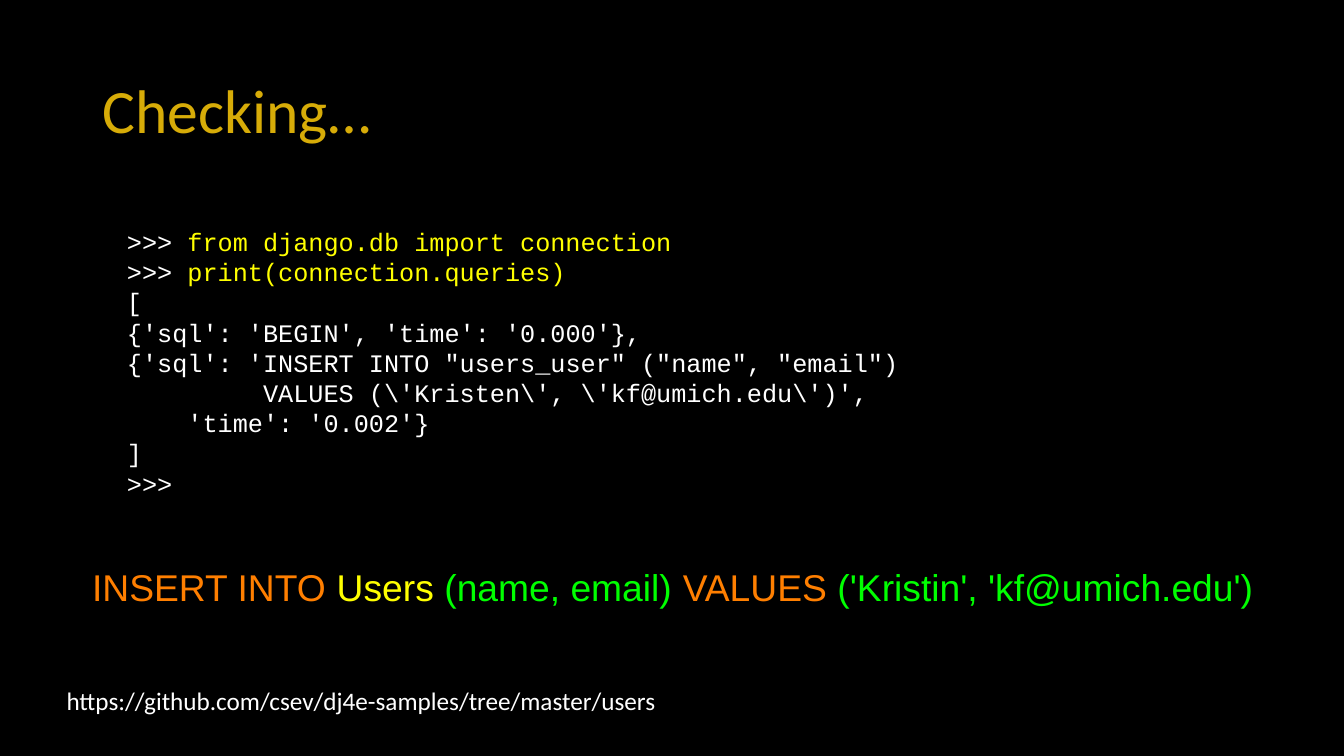
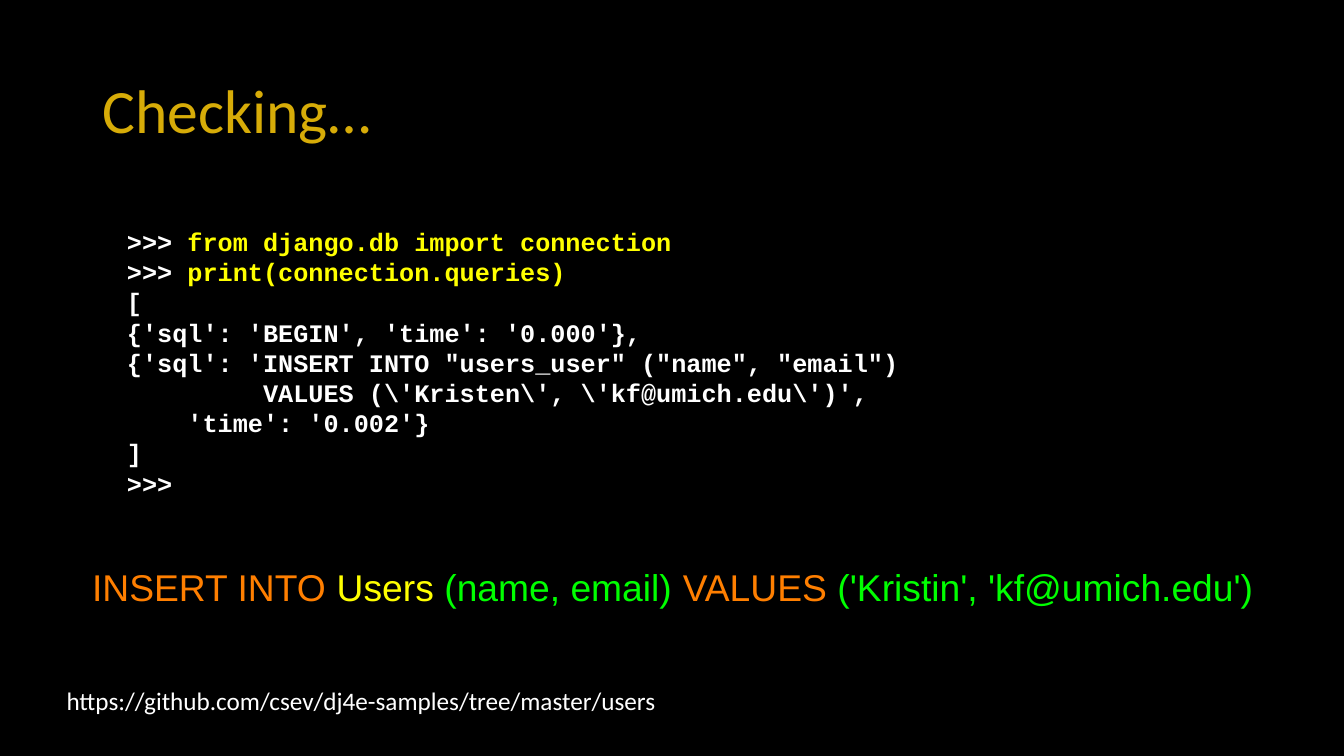
Before and after one commit to csev/dj4e, a slide deck: slide 11 of lectures/DJ-02-Model-Single.pptx. Drawn at 1344x756 pixels with LibreOffice and Linux fonts; fonts in the diff are those of the drawing. Boxes give left, top, right and bottom in pixels: in the first picture for what was removed or moved away, otherwise in the second. Text is boxed around its words. In the diff, an @@ line names an element or a change of style, - is before the commit and + after.

Commit message:
Updates

```diff
--- a/lectures/DJ-02-Model-Single.pptx
+++ b/lectures/DJ-02-Model-Single.pptx
@@ text ">>> from django.db import connection" at (x1=127, y1=232, x2=898, y2=438): bold on @@
```
Also in this commit, not shown: 1 other slide changed.
